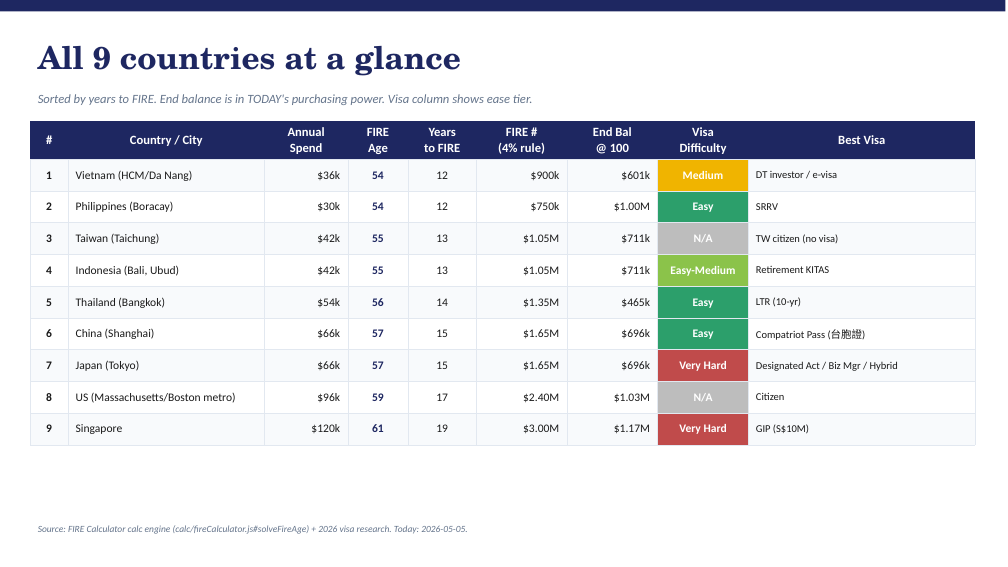
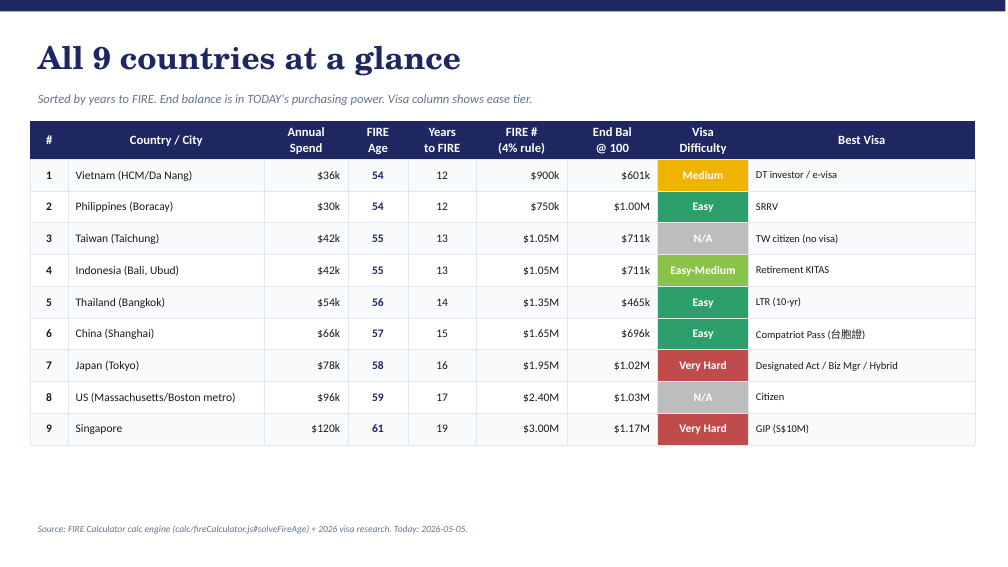
Before and after one commit to comeontsao/FIRE_Calculator, a slide deck: slide 5 of personal/country-comparison-2026/Boss-Country-FIRE-Deck.pptx. Drawn at 1008x567 pixels with LibreOffice and Linux fonts; fonts in the diff are those of the drawing. Boxes give left, top, right and bottom in pixels: in the first picture for what was removed or moved away, otherwise in the second. Text is boxed around its words. In the diff, an @@ line names an element or a change of style, - is before the commit and + after.

```diff
--- a/personal/country-comparison-2026/Boss-Country-FIRE-Deck.pptx
+++ b/personal/country-comparison-2026/Boss-Country-FIRE-Deck.pptx
@@ table at box(30, 121, 975, 499) @@
-row 8: 7 | Japan (Tokyo) | $66k | 57 | 15 | $1.65M | $696k | Very Hard | Designated Act / Biz Mgr / Hybrid
+row 8: 7 | Japan (Tokyo) | $78k | 58 | 16 | $1.95M | $1.02M | Very Hard | Designated Act / Biz Mgr / Hybrid
```
Also in this commit, not shown: 6 other slides changed, 8 other files.
